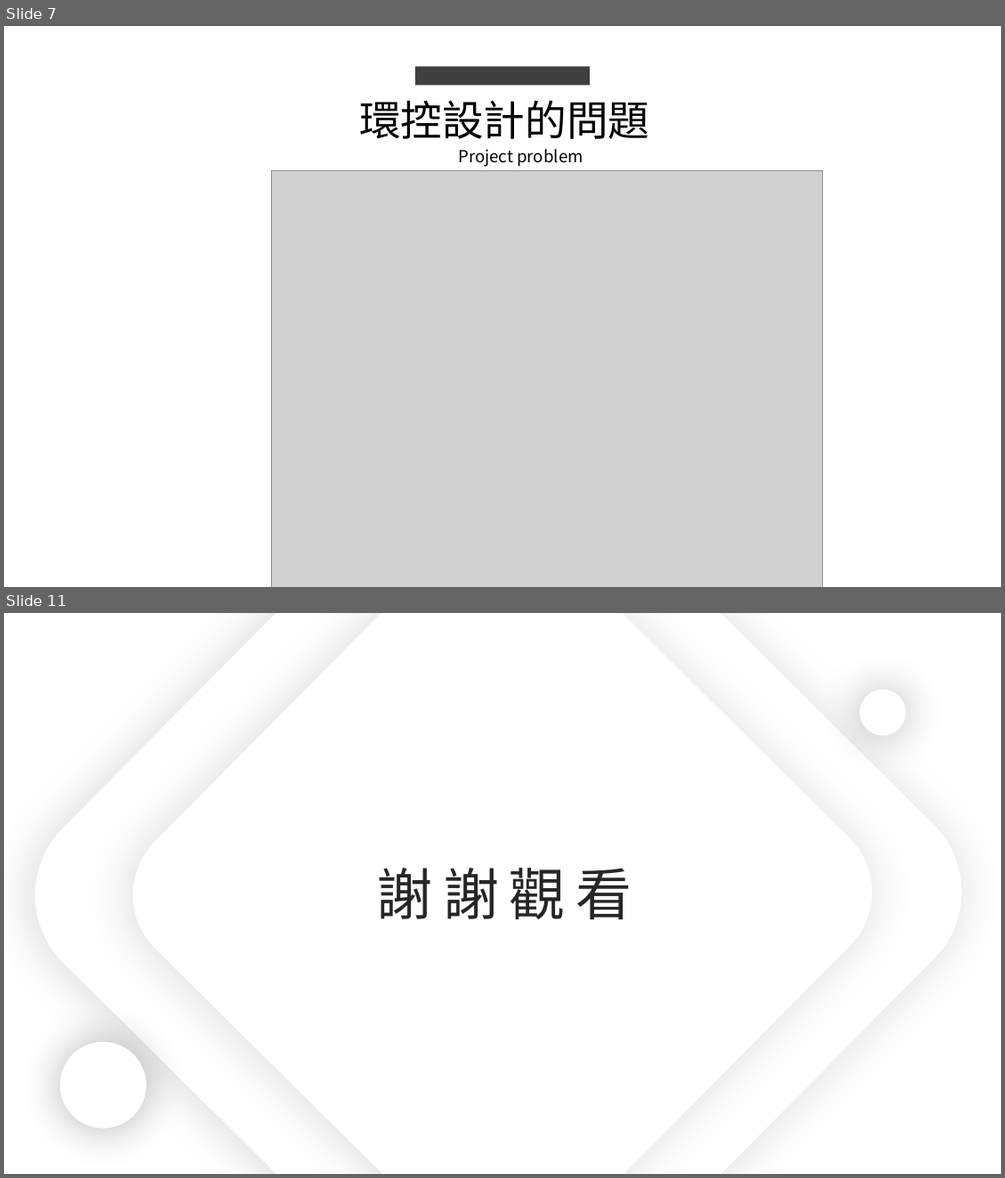
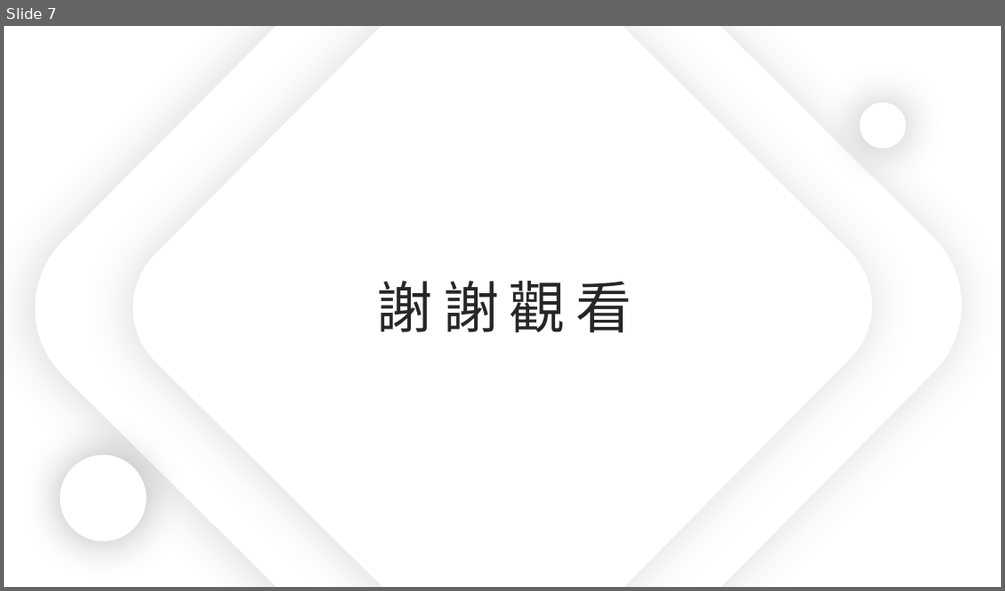
Before and after one commit to king637324/KnowledgeGreenhouseSystem, a slide deck: 工作日報_葉柏漢/2021.07.13工作日報_葉柏漢.pptx. Shown one above the other, each under a label of ours: slides 7 and 11 before the commit, slide 7 after it; the slides between them are not shown. The pictures are 1005x1178 and 1005x591 pixels, drawn with LibreOffice and Linux fonts; fonts in the diff are those of the drawing; grey boxes stand for pictures. Boxes give left, top, right and bottom in pixels: in the first picture for what was removed or moved away, otherwise in the second. Text is boxed around its words. In the diff, an @@ line names an element or a change of style, - is before the commit and + after.

```diff
--- a/工作日報_葉柏漢/2021.07.13工作日報_葉柏漢.pptx
+++ b/工作日報_葉柏漢/2021.07.13工作日報_葉柏漢.pptx
@@ slide 7 removed at (x1=4, y1=26, x2=1001, y2=587), background #FFFFFF @@
@@ rectangle removed at (x1=415, y1=66, x2=590, y2=85) @@
@@ text removed at (x1=359, y1=100, x2=649, y2=139) @@
-環控設計的問題
@@ text removed at (x1=458, y1=149, x2=582, y2=167) @@
-Project problem
@@ picture removed at (x1=271, y1=170, x2=823, y2=587) @@
@@ what was slide 11 is now slide 7 @@
```
Also in this commit, not shown: 4 slides changed, 2 slides added, 5 other slides removed, 6 other files.
